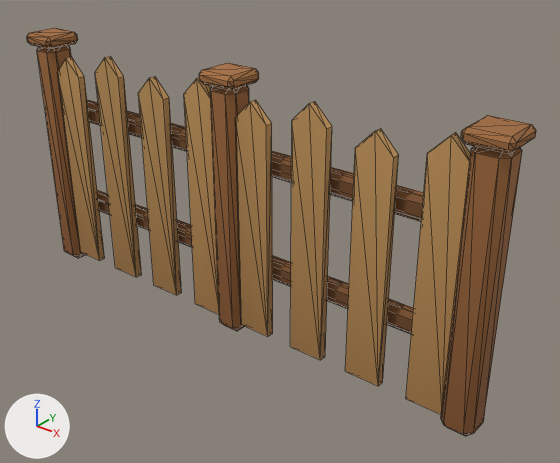
Two versions of the glTF model game/assets/models/pagar.glb, one commit apart.
Camera for both pictures: a 50 mm lens placed at (1.81, -1.96, 1.71), pointed at (0.18, 0.07, 0.45). Arrows for +X, +Y and +Z are at lower left; the lights stay in place. The older version comes first. Mesh edges are drawn as thin lines. Where no turn or scale is listed for an object, it has been applied to the vertices. Vertices at exactly the same position are counted once.

Objects in the first picture: 'pagar_mesh'.
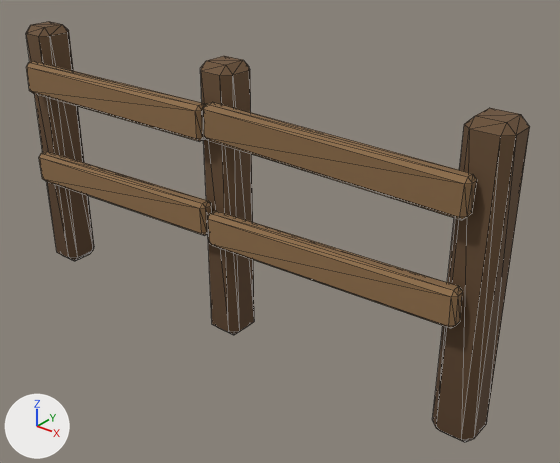
Location of each change, (x1, y1, x2, y2) in pixels of the pictures (560 x 463 px; the box of a moved part takes in the faces that stretch with it):
```json
{"object": "pagar_mesh", "change": "surface changed, reshaped", "before": [27, 28, 536, 436], "after": [26, 22, 530, 442]}
{"part": 1, "of": "me_pagar_mesh", "change": "moved or reshaped", "before": [37, 45, 86, 258], "after": [26, 22, 94, 261]}
{"part": 2, "of": "me_pagar_mesh", "change": "moved or reshaped", "before": [210, 85, 249, 331], "after": [200, 56, 254, 335]}
{"part": 3, "of": "me_pagar_mesh", "change": "moved or reshaped", "before": [441, 146, 522, 436], "after": [432, 108, 530, 442]}
{"part": 4, "of": "me_pagar_mesh", "change": "added", "after": [39, 151, 212, 236], "on screen": "brown"}
{"part": 5, "of": "me_pagar_mesh", "change": "added", "after": [208, 211, 463, 328], "on screen": "brown"}
{"part": 6, "of": "me_pagar_mesh", "change": "added", "after": [26, 61, 205, 141], "on screen": "brown"}
{"part": 7, "of": "me_pagar_mesh", "change": "added", "after": [203, 102, 477, 220], "on screen": "brown"}
{"part": 8, "of": "me_pagar_mesh", "change": "deleted", "before": [27, 28, 536, 414], "on screen": "brown"}
```

Edits to the scene script, one JSON object a line:
```json
{"block": "mat_m_wooddark", "where": "n2 = _N.new('ShaderNodeMix'); n2.name = 'Mix'"}
{"op": "set", "path": "n2.inputs[7].default_value", "old": "(0.392, 0.162, 0.0497, 1.0)", "new": "(0.159, 0.0887, 0.0409, 1.0)", "note": "'B', brown #a8703f -> 'B', brown #6f5439"}
{"block": "mat_m_wood", "where": "n2 = _N.new('ShaderNodeMix'); n2.name = 'Mix'"}
{"op": "set", "path": "n2.inputs[7].default_value", "old": "(0.584, 0.323, 0.112, 1.0)", "new": "(0.296, 0.168, 0.0723, 1.0)", "note": "'B', orange #c99a5e -> 'B', brown #94724c"}
{"block": "me_pagar_mesh", "where": "# used by ob_pagar_mesh; location = (0.0, 0.0, 0.0)"}
{"op": "remove", "block": "me_pagar_mesh", "code": "me_pagar_mesh.from_pydata(...)  # 272 vertices, 480 faces; spans x -1.08..1.08, y -0.06..0.1, z 0.0..1.04"}
{"op": "add", "block": "me_pagar_mesh", "code": "me_pagar_mesh.from_pydata(...)  # 168 vertices, 308 faces; spans x -1.08..1.08, y -0.13..0.08, z 0.0..1.08"}
{"block": "me_pagar_mesh", "change": "me_pagar_mesh part 1: the loose piece of 24 vertices spanning x -1.06..-0.94, y -0.04..0.08, z 0.0..1.0 is scaled about its middle by (1.26, 1.26, 1.08), then moved by (0.0, -0.02, 0.04)"}
{"block": "me_pagar_mesh", "change": "me_pagar_mesh part 2: the loose piece of 24 vertices spanning x -0.06..0.06, y -0.04..0.08, z 0.0..1.0 is scaled about its middle by (1.26, 1.26, 1.08), then moved by (0.0, -0.02, 0.04)"}
{"block": "me_pagar_mesh", "change": "me_pagar_mesh part 3: the loose piece of 24 vertices spanning x 0.94..1.06, y -0.04..0.08, z 0.0..1.0 is scaled about its middle by (1.26, 1.26, 1.08), then moved by (0.0, -0.02, 0.04)"}
{"block": "me_pagar_mesh", "change": "me_pagar_mesh part 4: a new loose piece of 24 vertices spanning x -1.0..0.0, y -0.13..-0.07, z 0.42..0.58, in mat_m_wood"}
{"block": "me_pagar_mesh", "change": "me_pagar_mesh part 5: a new loose piece of 24 vertices spanning x 0.0..1.0, y -0.13..-0.07, z 0.42..0.58, in mat_m_wood"}
{"block": "me_pagar_mesh", "change": "me_pagar_mesh part 6: a new loose piece of 24 vertices spanning x -1.0..0.0, y -0.13..-0.07, z 0.81..0.95, in mat_m_wood"}
{"block": "me_pagar_mesh", "change": "me_pagar_mesh part 7: a new loose piece of 24 vertices spanning x 0.0..1.0, y -0.13..-0.07, z 0.8..0.96, in mat_m_wood"}
{"block": "me_pagar_mesh", "change": "me_pagar_mesh part 8: 13 loose pieces with 200 vertices, spanning x -1.08..1.08, y -0.06..0.1, z 0.04..1.04, are deleted"}
```
